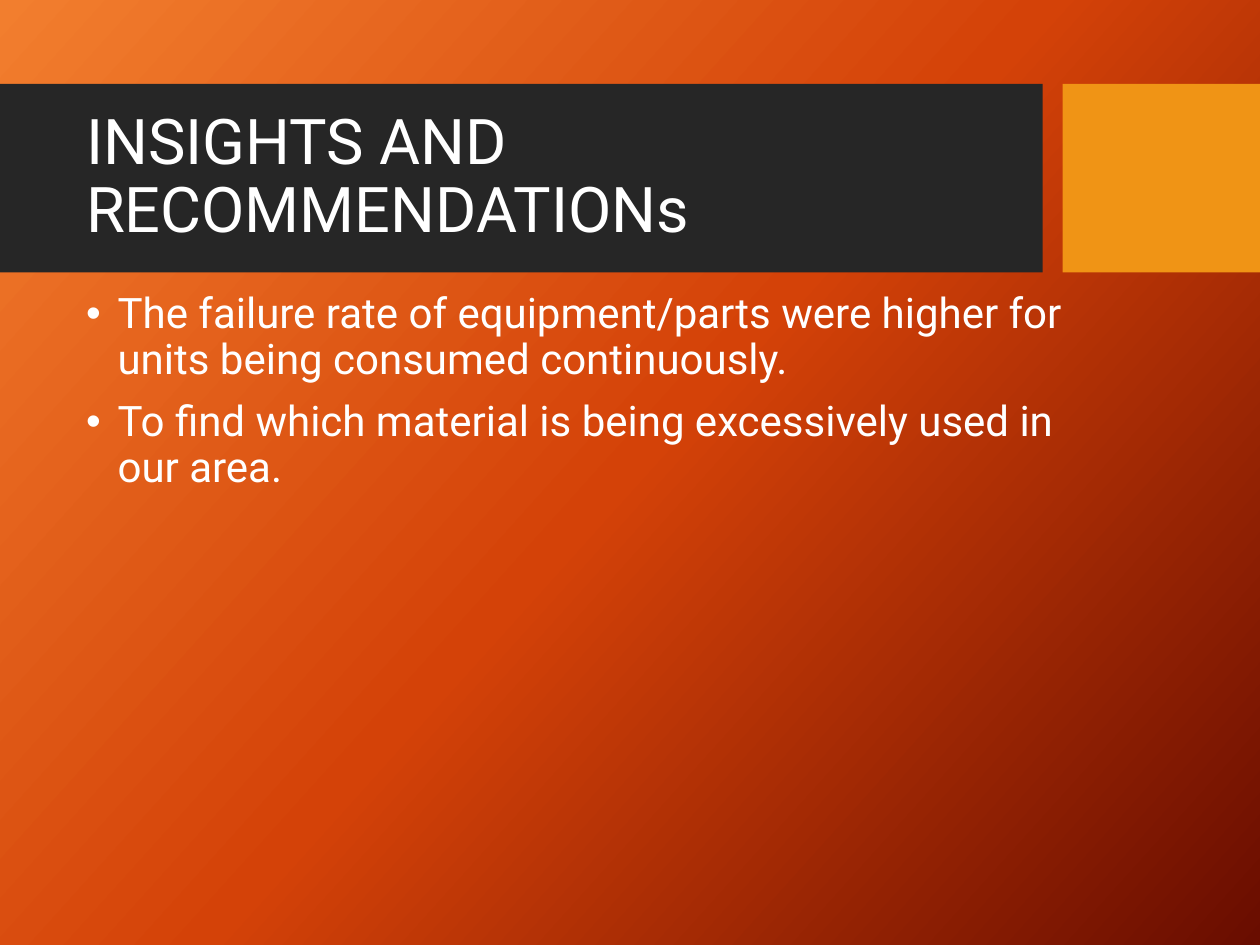
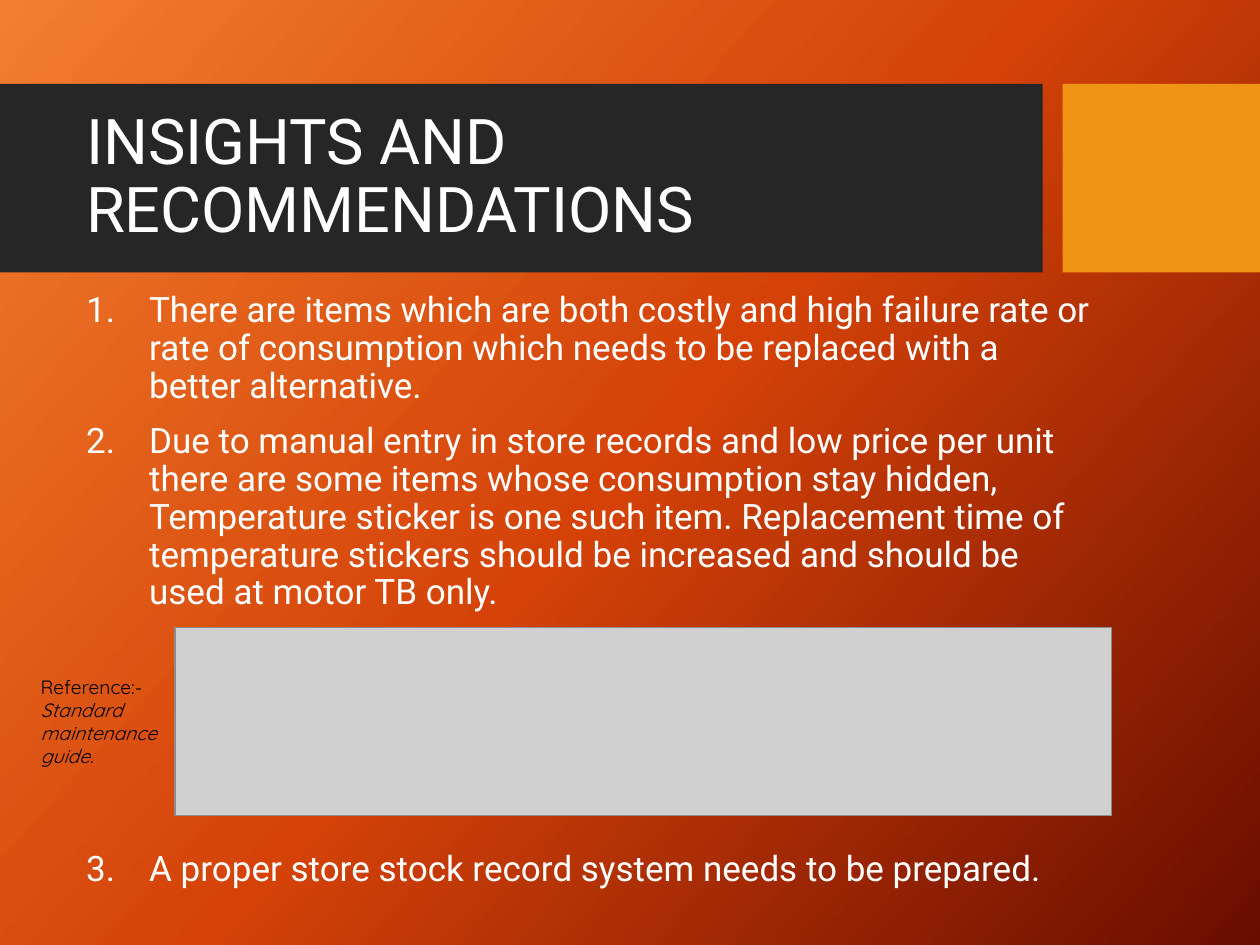
Before and after one commit to hem436/506761, a slide deck: slide 5 of MY CAPSTONE PROJECT-.pptx. Drawn at 1260x945 pixels with LibreOffice and Linux fonts; fonts in the diff are those of the drawing; grey boxes stand for pictures; background and template pictures are left out. Boxes give left, top, right and bottom in pixels: in the first picture for what was removed or moved away, otherwise in the second. Text is boxed around its words. In the diff, an @@ line names an element or a change of style, - is before the commit and + after.

```diff
--- a/MY CAPSTONE PROJECT-.pptx
+++ b/MY CAPSTONE PROJECT-.pptx
@@ title at (86,118,694,233): text changed @@
-INSIGHTS AND RECOMMENDATIONs
+INSIGHTS AND RECOMMENDATIONS
@@ text at (149,295,1089,889): text changed; size 24 to 20 pt @@
-• The failure rate of equipment/parts were higher for units being consumed continuously.
-• To find which material is being excessively used in our area.
+1. There are items which are both costly and high failure rate or rate of consumption which needs to be replaced with a better alternative.
+2. Due to manual entry in store records and low price per unit there are some items whose consumption stay hidden, Temperature sticker is one such item. Replacement time of temperature stickers should be increased and should be used at motor TB only.
+3. A proper store stock record system needs to be prepared.
@@ picture added at (175,627,1111,815) @@
@@ text added at (41,680,157,767), 11 pt, text #000000, italic @@
+Reference:- Standard maintenance guide.
```
Also in this commit, not shown: 3 other slides changed, 2 other files.
